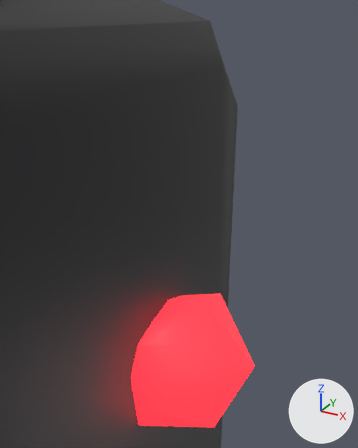
The glTF model public/flair/3d/assets/camera-tripe-leve.glb as it was, and as the next commit left it.
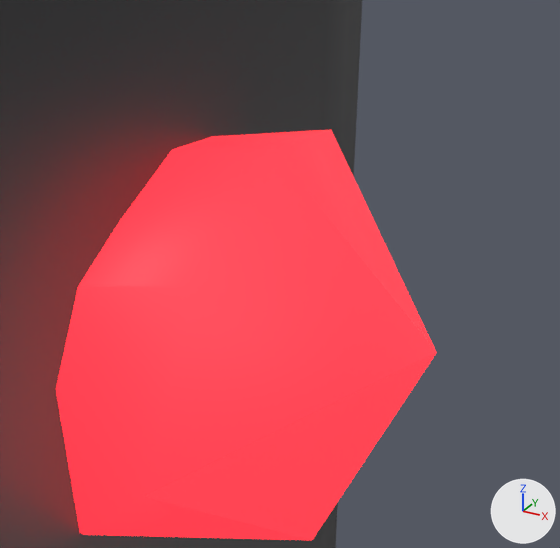
There are two pictures of each version: one from a 50 mm lens placed at (0.1528, 0.1339, 1.4974), pointed at (0.1184, 0.1965, 1.4661), one close up on the part from 31% to 82% of the width and 56% to 96% of the height. The lights are fixed; the arrows at lower right show +X, +Y and +Z. The last two pictures show the newer version. Where no turn or scale is listed for an object, it has been applied to the vertices. Vertices at exactly the same position are counted once.

Objects in the first close-up: 'corpo', 'luz-rec'.
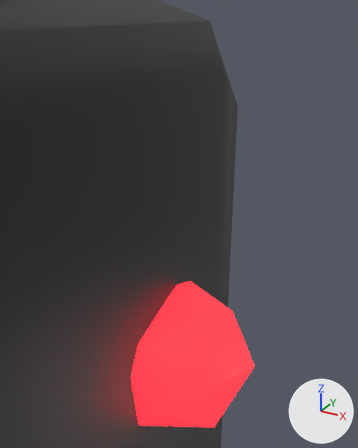
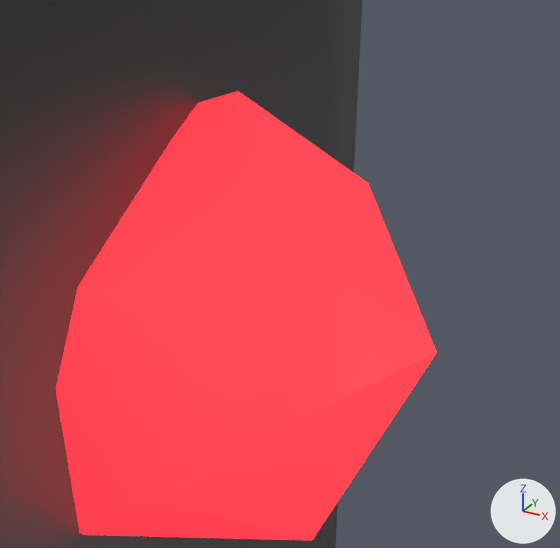
What differs and where, as boxes (x1, y1, x2, y2) in the close-ups (560 x 548 px; the box of a moved part takes in the faces that stretch with it):
'luz-rec', reshaped (9% taller): before (56, 130, 437, 540); after (56, 91, 437, 540)
part 1 of me_luz_rec, moved or reshaped: before (79, 130, 437, 353); after (79, 91, 437, 353)

The change, as a list of edits to the scene's bpy script:
```text
Change me_luz_rec:
    where me_luz_rec.from_pydata(...)  # 12 vertices, 20 faces; spans x -0.0109..0.012, y -0.012..0.012, z -0.0116..0.0118
    used by ob_luz_rec; location = (0.121, 0.19101, 1.44536)
    verts and faces of me_luz_rec; kept vertices keep their numbers, new ones are numbered from 12
    before: 0 (0.0044, 0.0, 0.0118) at pixel (276, 152), 1 (0.0039, 0.0077, 0.0089) at pixel (331, 129), 3 (0.012, 0.0038, 0.0) at pixel (436, 352), 6 (0.0039, -0.0077, 0.0089) at pixel (190, 286), 7 (-0.0086, -0.0079, 0.0044)
    before: 9 (-0.0109, 0.003, 0.0059), 10 (-0.0038, 0.012, 0.0)
    me_luz_rec part 1
    add delete_vertices([0, 1])  # with the faces that use them
    add verts[12] = (0.0, 0.0044, 0.0118)  # pixel (238, 91)
    add verts[13] = (0.0077, 0.0039, 0.0089)  # pixel (368, 183)
    add faces += [(6, 13, 12), (6, 12, 7), (7, 12, 9), (3, 10, 13), (10, 12, 13), (3, 13, 6)]
    add faces += [(9, 12, 10)]
```
